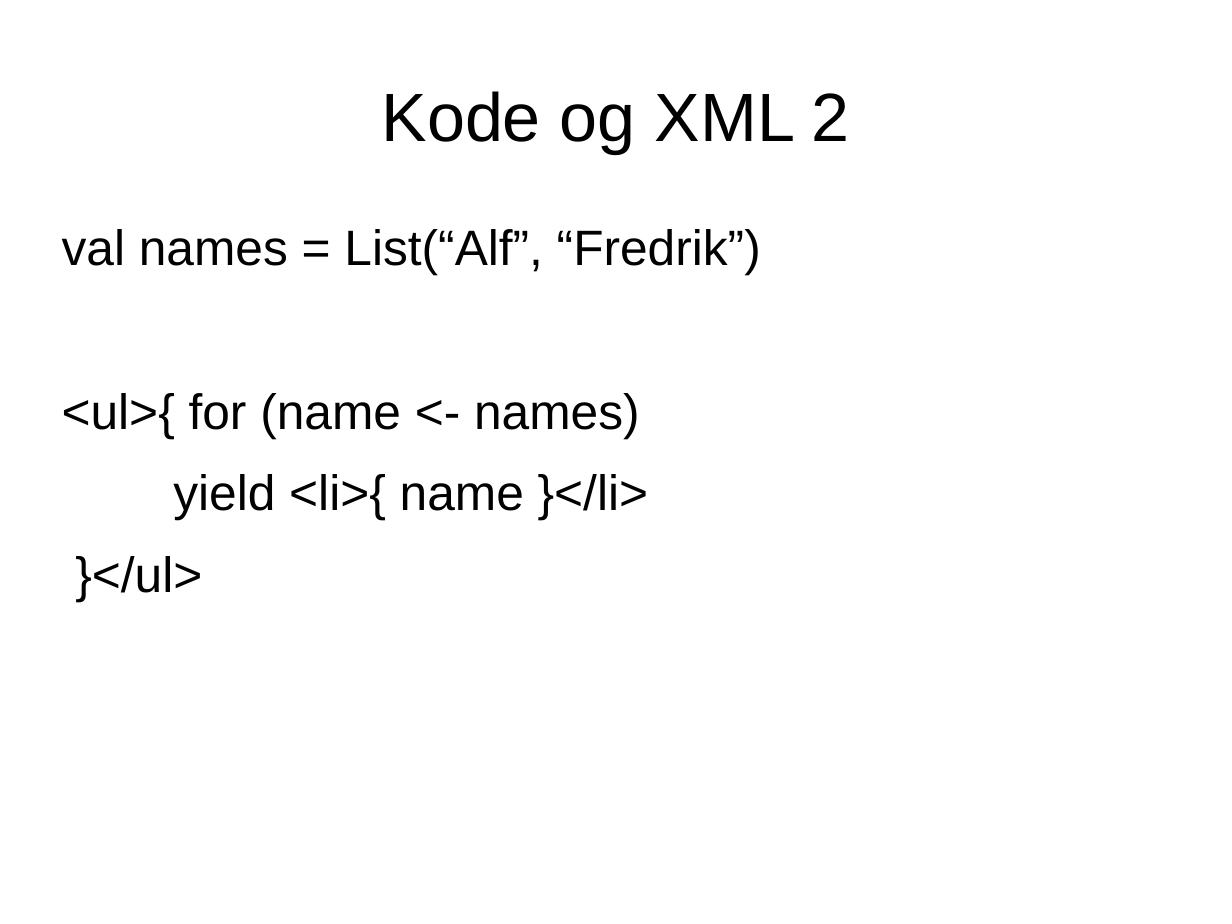
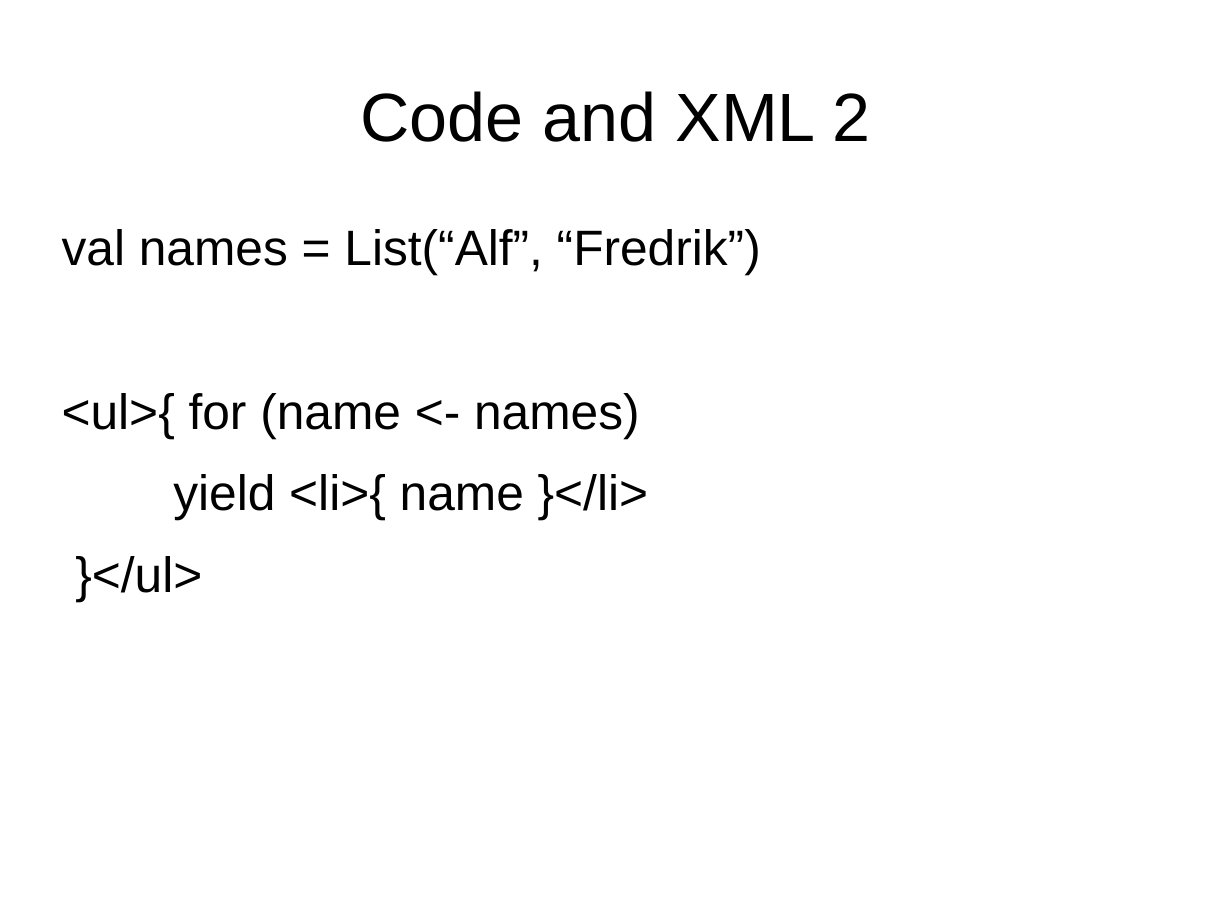
Before and after one commit to javaBin/scala-training-slides, a slide deck: slide 4 of 2.4 - XML.odp. Drawn at 1232x924 pixels with LibreOffice and Linux fonts; fonts in the diff are those of the drawing; background and template pictures are left out. Boxes give left, top, right and bottom in pixels: in the first picture for what was removed or moved away, otherwise in the second. Text is boxed around its words. In the diff, an @@ line names an element or a change of style, - is before the commit and + after.

```diff
--- a/2.4 - XML.odp
+++ b/2.4 - XML.odp
@@ title at bbox=[361, 91, 870, 142]: text changed @@
-Kode og XML 2
+Code and XML 2
```
Also in this commit, not shown: 2 other slides changed.
